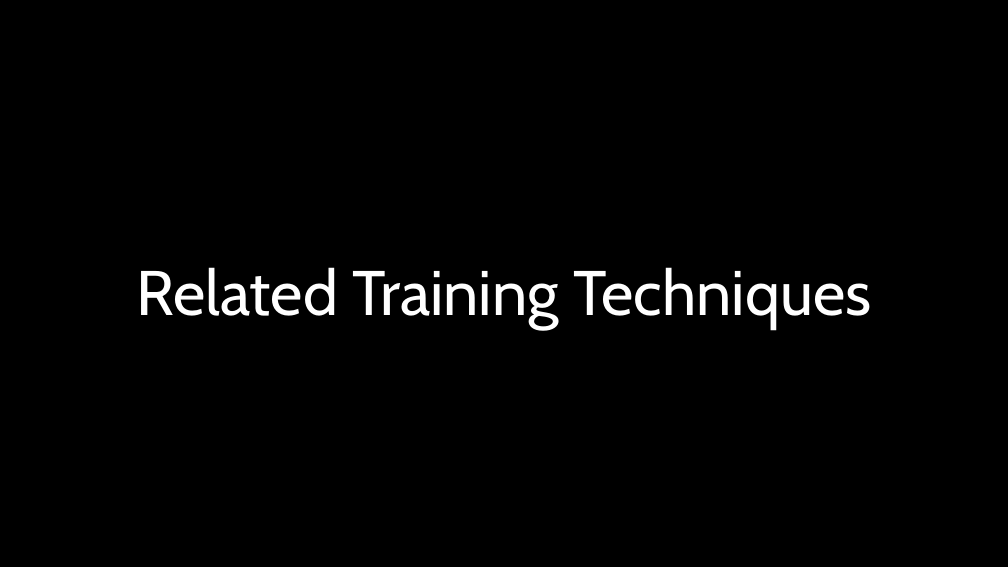
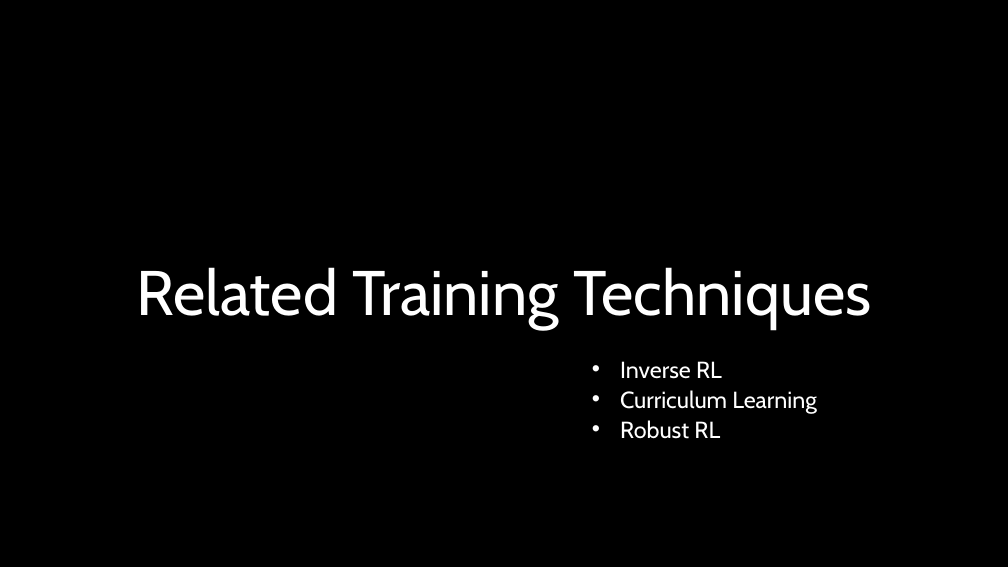
Before and after one commit to mhahsler/Introduction_to_Reinforcement_Learning, a slide deck: slide 11 of slides/Lecture_Reward_Engineering.pptx (slide 12 before the commit). Drawn at 1008x567 pixels with LibreOffice and Linux fonts; fonts in the diff are those of the drawing; background and template pictures are left out. Boxes give left, top, right and bottom in pixels: in the first picture for what was removed or moved away, otherwise in the second. Text is boxed around its words. In the diff, an @@ line names an element or a change of style, - is before the commit and + after.

```diff
--- a/slides/Lecture_Reward_Engineering.pptx
+++ b/slides/Lecture_Reward_Engineering.pptx
@@ text added at [620,361,817,439], 22.2 pt, text #FFFFFF @@
+• Inverse RL
+• Curriculum Learning
+• Robust RL
```
Also in this commit, not shown: 5 other slides changed, 1 other file.
